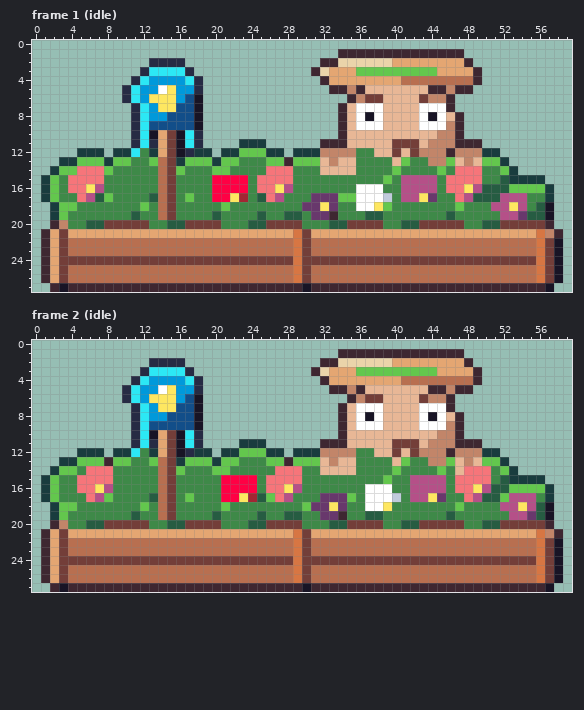
One commit to this pixel-art file: art/encounters/petunias@50.aseprite. Above is the file before it was changed.
60x28 pixels, 4 frames. Shown: frame 1 (idle), frame 2 (idle). The commit also changed other frames, which this record leaves out.
The same view after the edit:
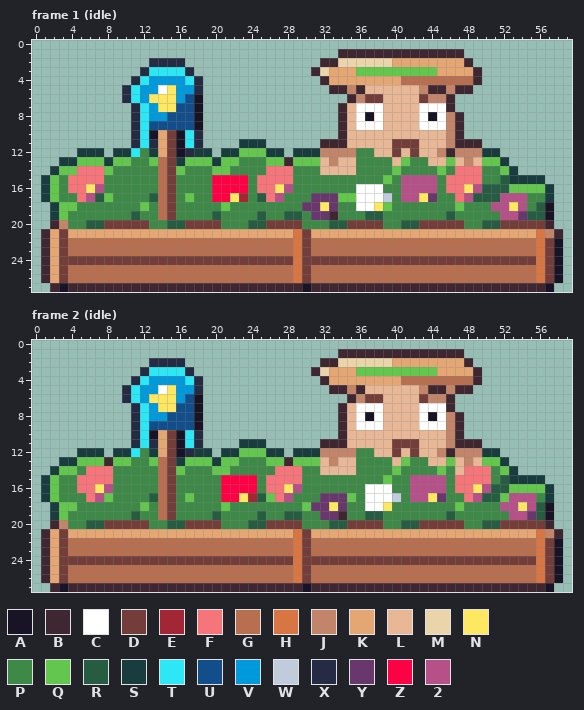
Palette (. is transparent): A #181425  B #3e2731  C #ffffff  D #733e39  E #a22633  F #f6757a  G #b86f50  H #d77643  J #c28569  K #e4a672  L #e8b796  M #ead4aa  N #fee761  P #3e8948  Q #63c74d  R #265c42  S #193c3e  T #2ce8f5  U #124e89  V #0099db  W #c0cbdc  X #262b44  Y #68386c  Z #ff0044  2 #b55088
The exact change:
Frame 1 (idle):
Colour J replaces colour L in row 5 at x 43; in row 8 at x 46.
Colour L replaces colour J in row 10 at x 45; in row 11 at x 44 to 45; in row 12 at x 43 to 44; in row 13 at x 44 to 45.
Frame 2 (idle): the same change as frame 1 (idle)
Where, in picture pixels (left, top, right, bottom), the same in both pictures:
changed: (419, 85, 455, 166)
changed: (419, 385, 455, 466)
